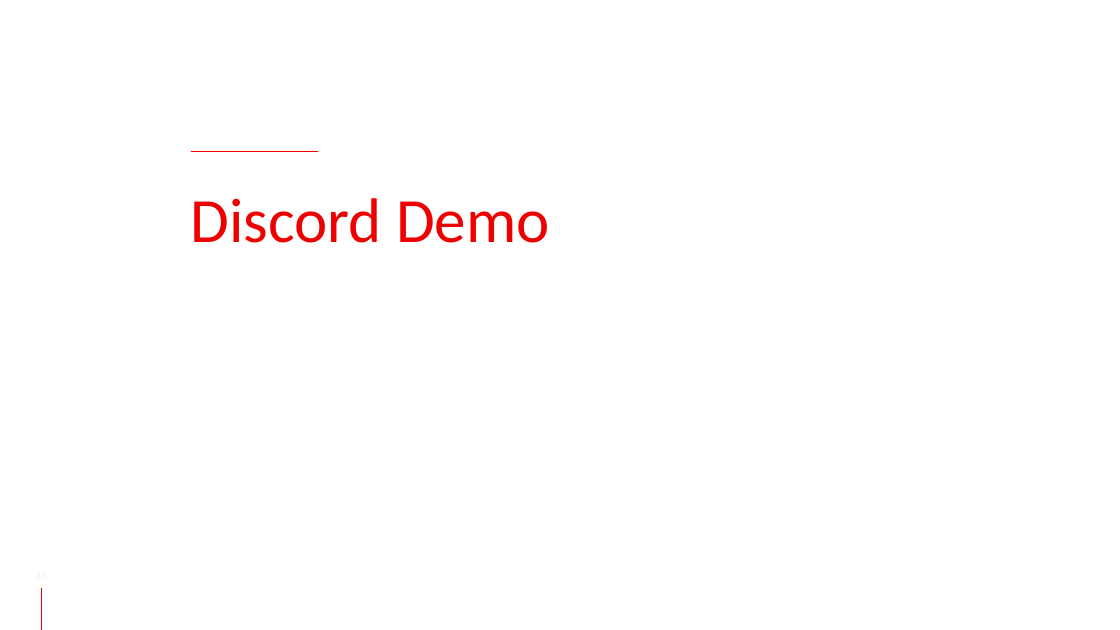
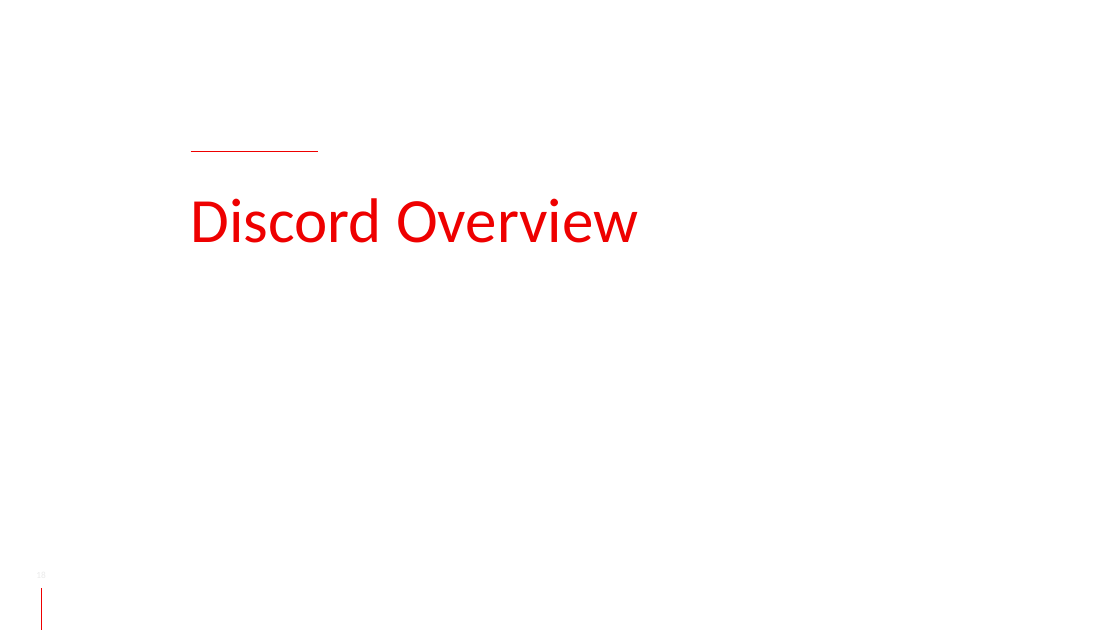
Before and after one commit to ferjosem362/Ansible, a slide deck: slide 18 of TL500VT - Intro.pptx (slide 19 before the commit). Drawn at 1120x630 pixels with LibreOffice and Linux fonts; fonts in the diff are those of the drawing; background and template pictures are left out. Boxes give left, top, right and bottom in pixels: in the first picture for what was removed or moved away, otherwise in the second. Text is boxed around its words. In the diff, an @@ line names an element or a change of style, - is before the commit and + after.

Commit message:
Updated Presentations

```diff
--- a/TL500VT - Intro.pptx
+++ b/TL500VT - Intro.pptx
@@ title at <box>191,198,638,243</box>: text changed @@
-Discord Demo
+Discord Overview
```
Also in this commit, not shown: 2 other slides changed, 1 slide added.
